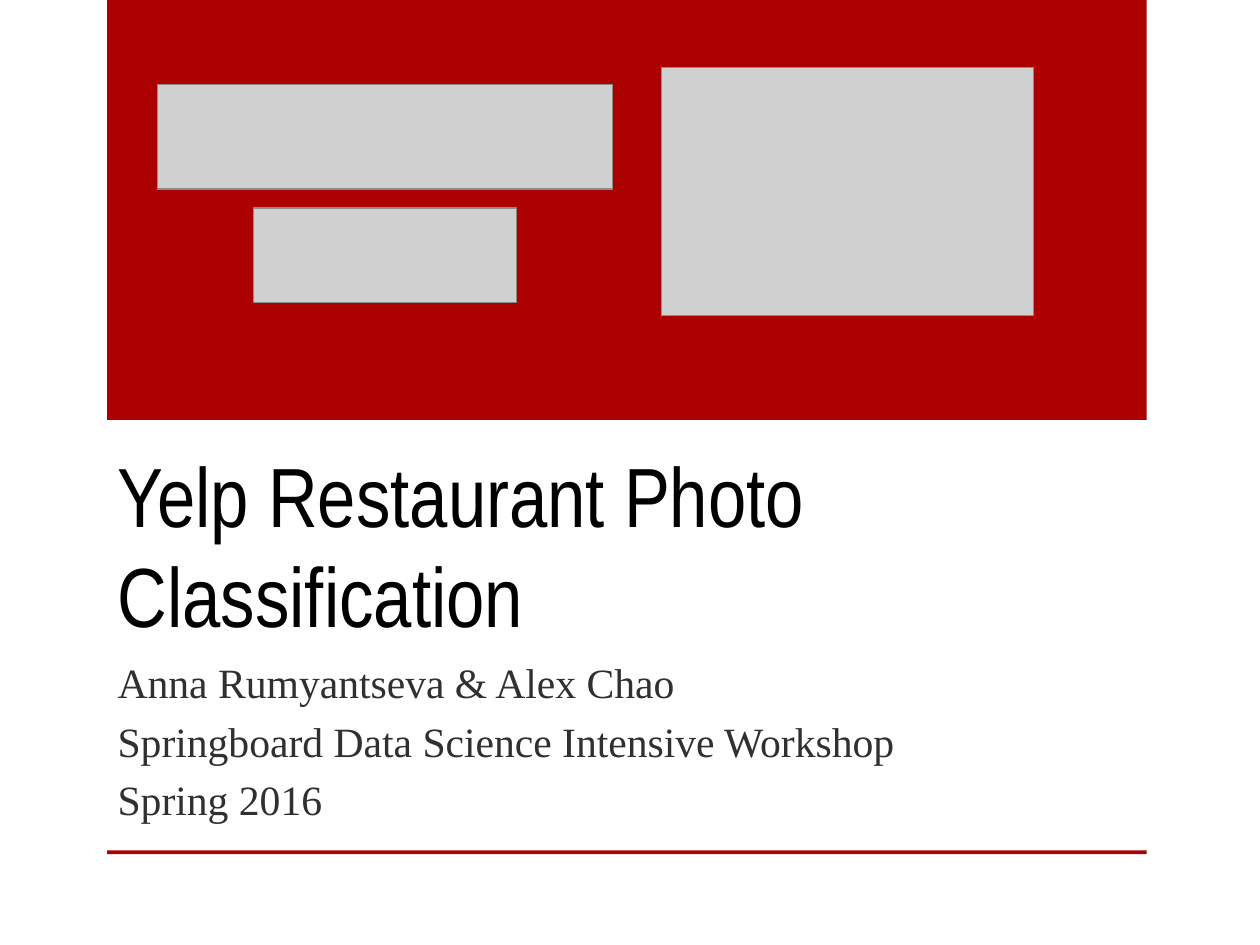
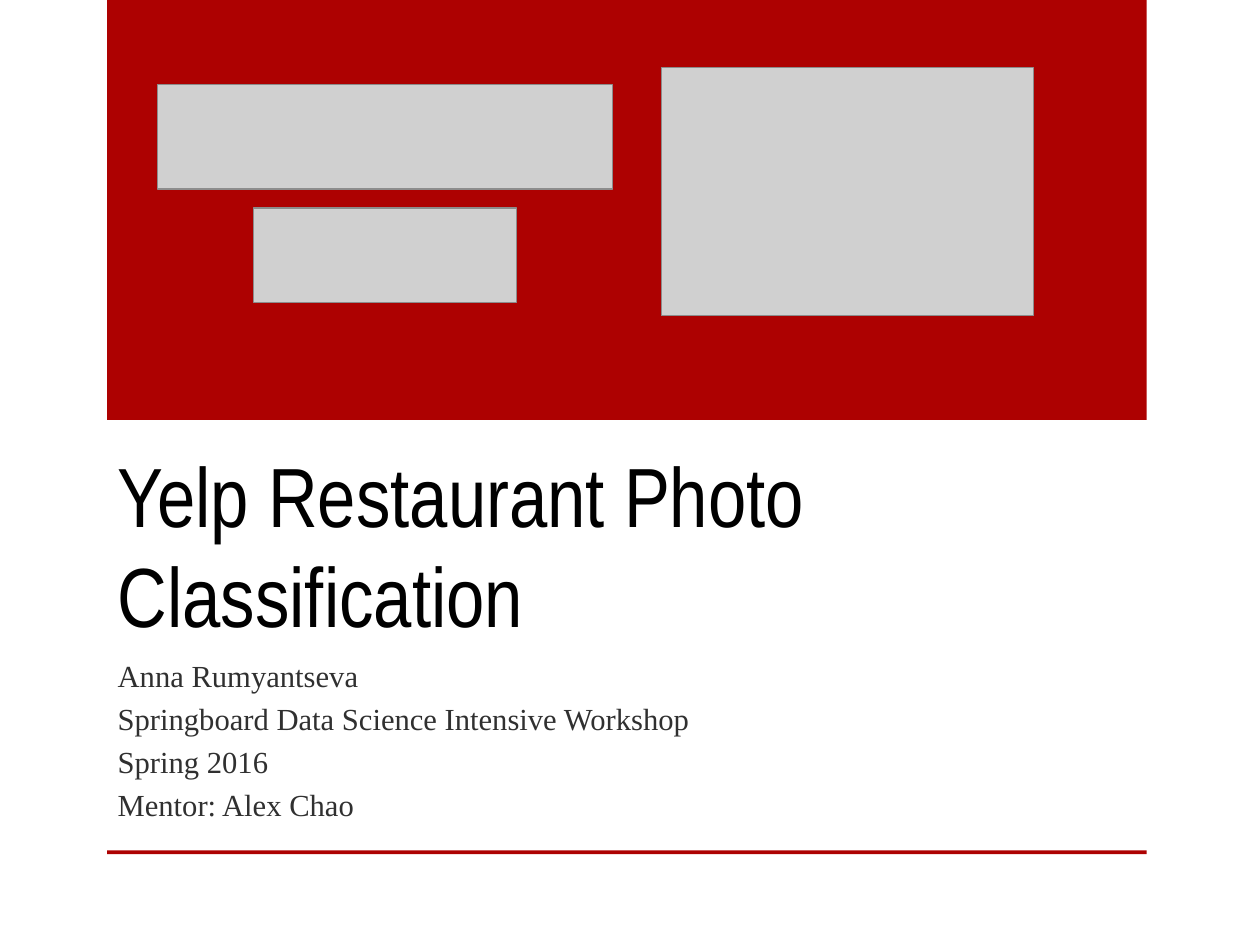
Before and after one commit to AnyaRum/Data_science_intensive_capstone_project, a slide deck: slide 1 of Yelp_capstone_project.pptx. Drawn at 1260x945 pixels with LibreOffice and Linux fonts; fonts in the diff are those of the drawing; grey boxes stand for pictures; background and template pictures are left out. Boxes give left, top, right and bottom in pixels: in the first picture for what was removed or moved away, otherwise in the second. Text is boxed around its words. In the diff, an @@ line names an element or a change of style, - is before the commit and + after.

```diff
--- a/Yelp_capstone_project.pptx
+++ b/Yelp_capstone_project.pptx
@@ subtitle at <box>118,666,359,694</box>: text changed; size 23.8 to 17.5 pt @@
-Anna Rumyantseva & Alex Chao
+Anna Rumyantseva
@@ subtitle at <box>118,708,689,779</box>: size 23.8 to 17.5 pt in "Springboard Data Science Intensive Workshop", "Spring 2016"; less space between paragraphs @@
@@ subtitle at <box>118,794,354,817</box>: paragraph added @@
+Mentor: Alex Chao
```
Also in this commit, not shown: 2 other slides changed, 19 slides added, 3 slides removed, 2 other files.
